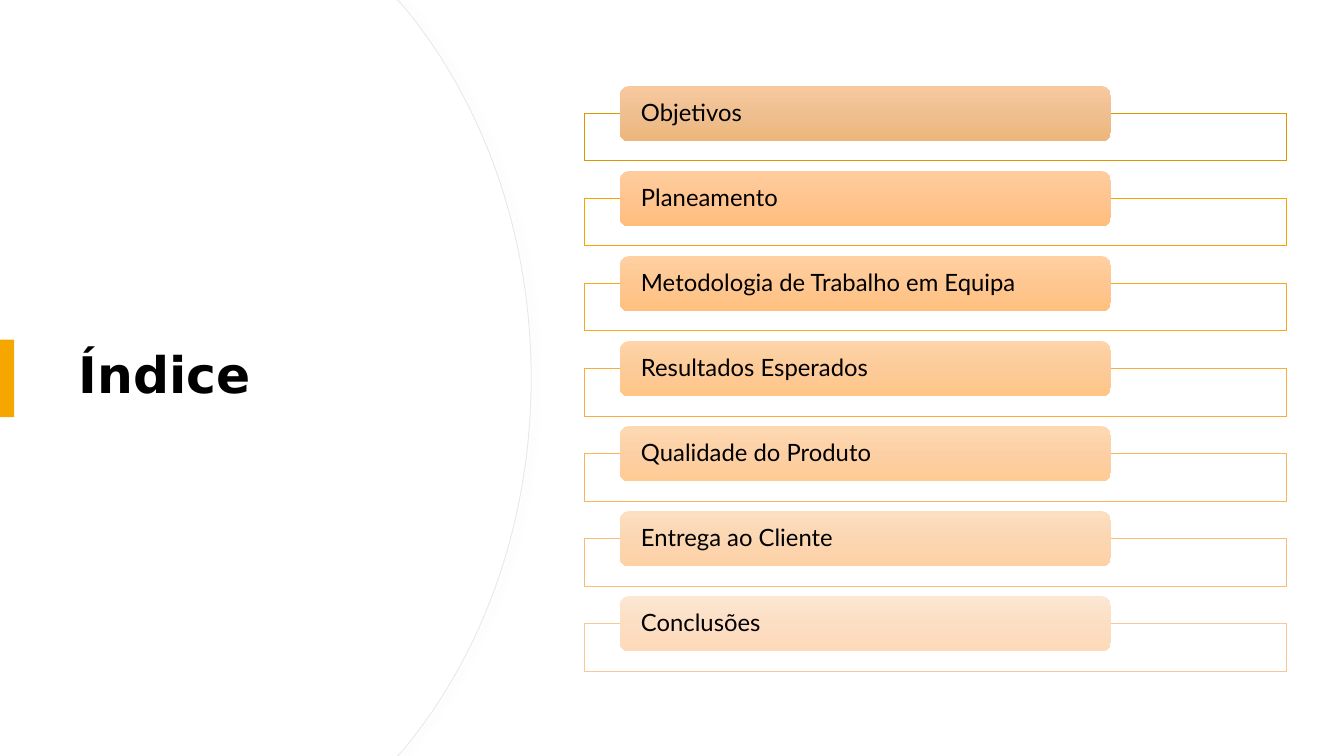
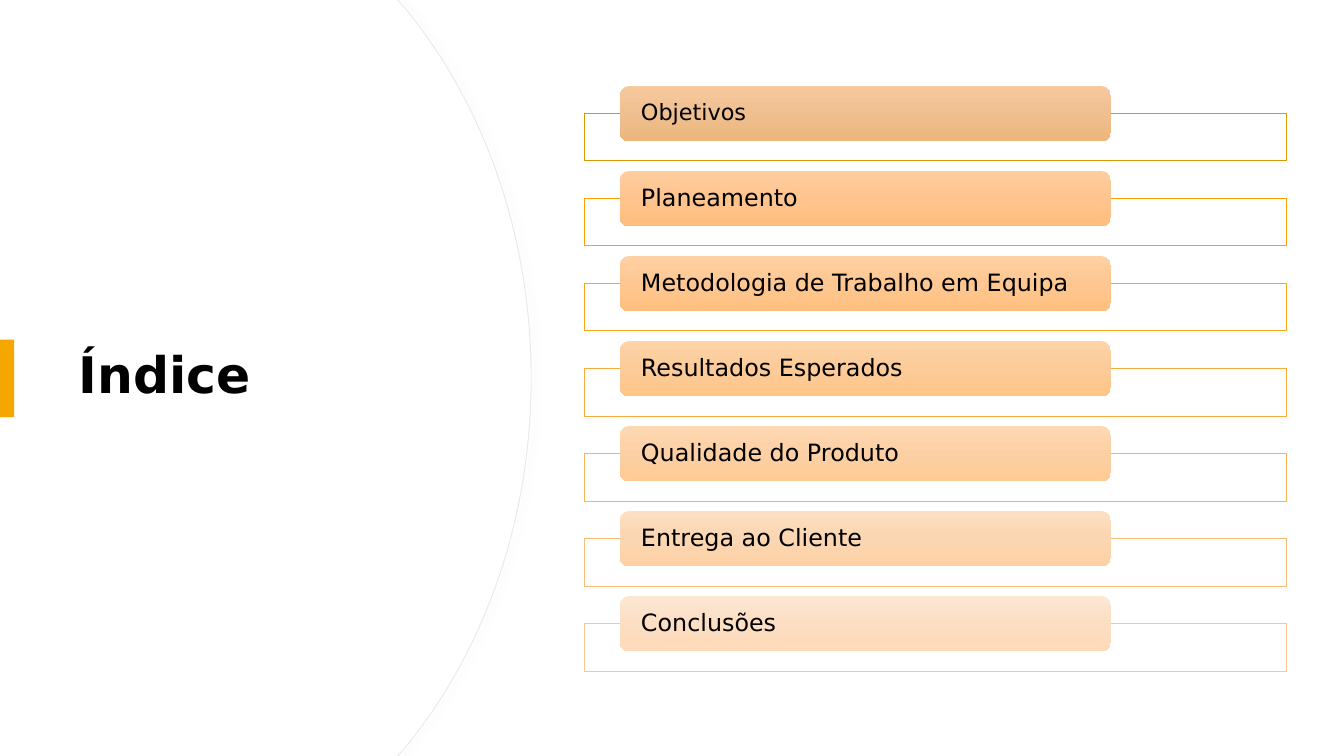
Before and after one commit to pedrolemos4/LAPR4, a slide deck: slide 2 of docs/Apresentação/US9002_Apresentação.pptx. Drawn at 1344x756 pixels with LibreOffice and Linux fonts; fonts in the diff are those of the drawing. Boxes give left, top, right and bottom in pixels: in the first picture for what was removed or moved away, otherwise in the second. Text is boxed around its words. In the diff, an @@ line names an element or a change of style, - is before the commit and + after.

```diff
--- a/docs/Apresentação/US9002_Apresentação.pptx
+++ b/docs/Apresentação/US9002_Apresentação.pptx
@@ text "Objetivos" at <box>641,103,746,125</box>: size 17 to 16 pt, font Lato to DejaVu Sans @@
@@ font Lato to DejaVu Sans in 6 elements at <box>641,188,798,207</box>, <box>641,273,1069,296</box>, <box>641,358,903,381</box>, <box>641,443,899,464</box>, <box>641,528,862,551</box>, <box>641,612,776,632</box> @@
```
Also in this commit, not shown: 8 other slides changed, 1 slide added.
